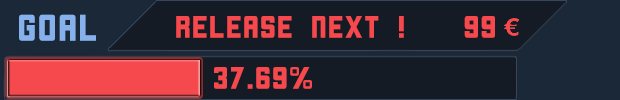
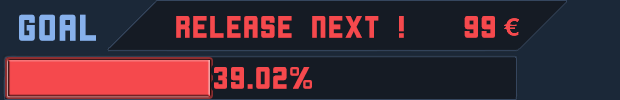
Before/after of a (620, 100) layered artwork. What changed in the layer stack:
renamed "37.69%" to "39.02%", painted on it over [231, 67, 287, 89]
painted on "Red Bar copy" over [199, 60, 210, 96]
